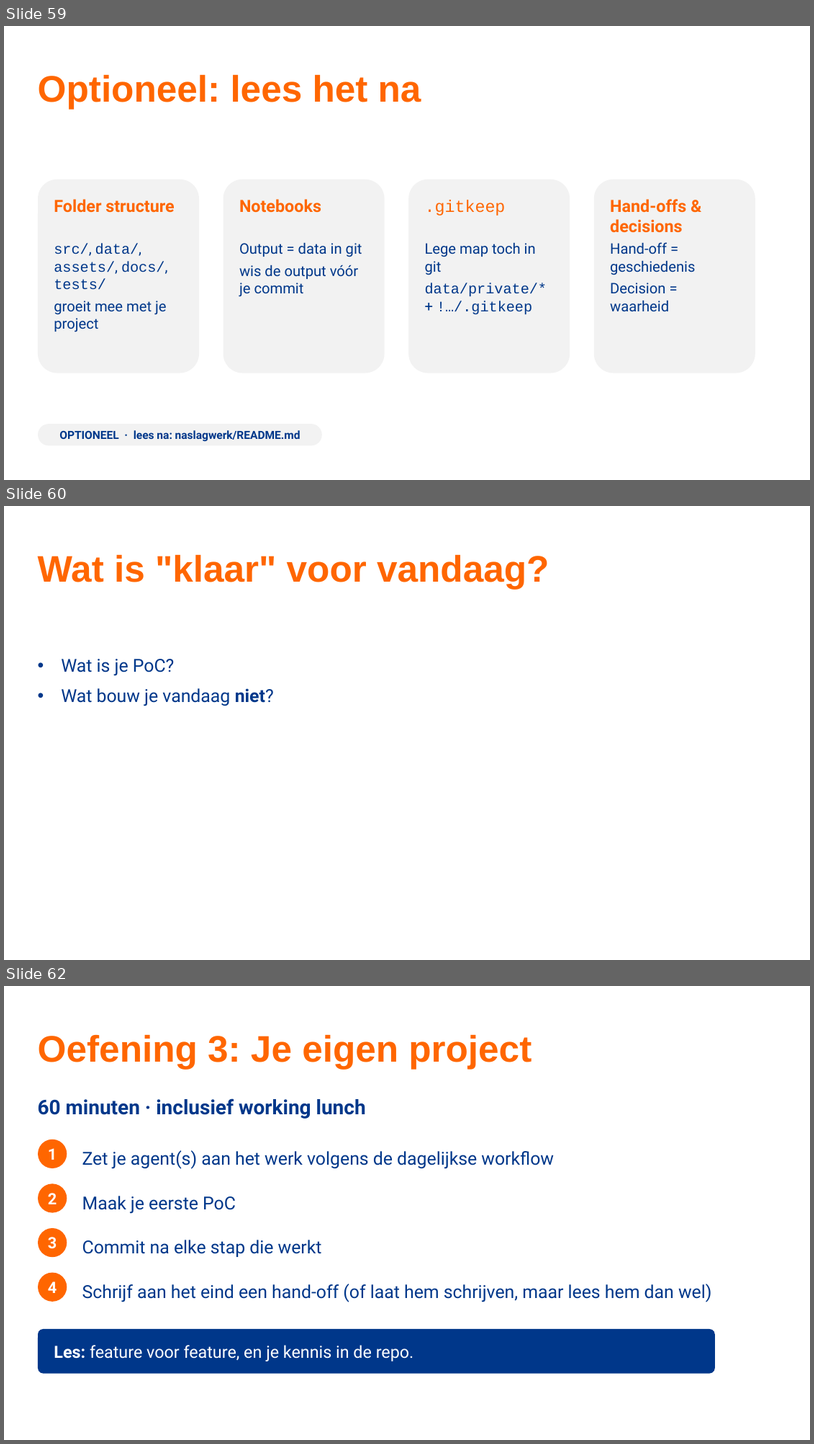
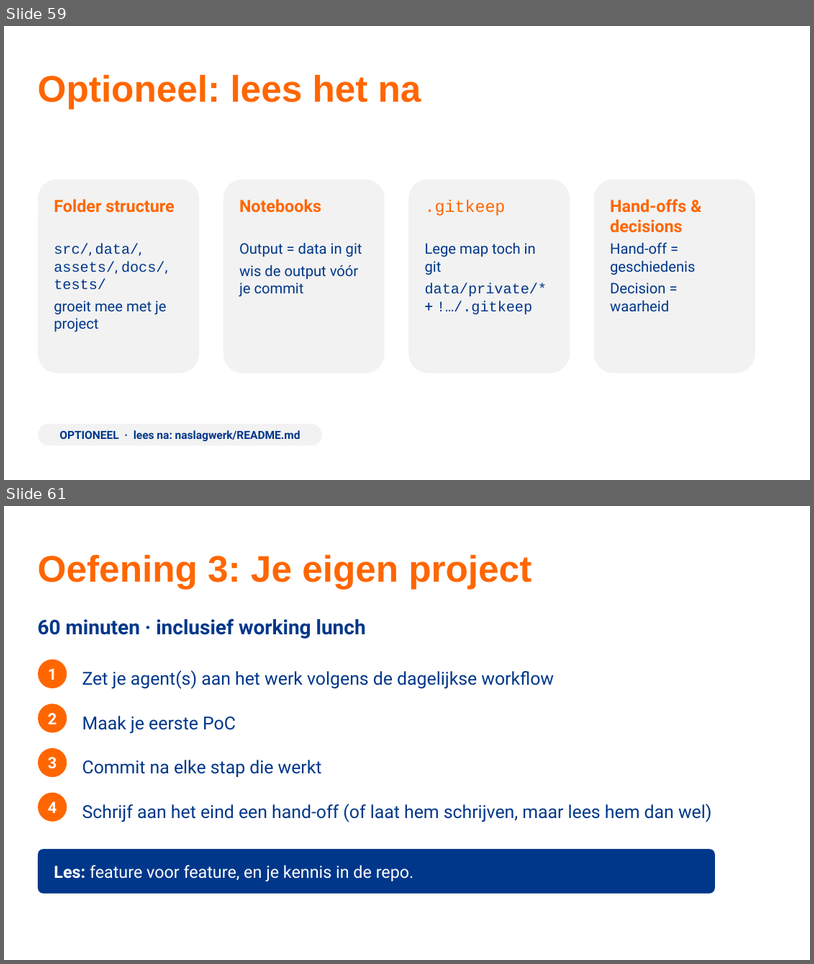
Before and after one commit to TeamNLSportScienceCentre/teamnl-agentic-engineering, a slide deck: docs/agentic-engineering-sessie-1.pptx. Shown one above the other, each under a label of ours: slides 59, 60 and 62 before the commit, slides 59 and 61 after it; the slides between them are not shown. The pictures are 814x1444 and 814x964 pixels, drawn with LibreOffice and Linux fonts; fonts in the diff are those of the drawing; background and template pictures are left out. Boxes give left, top, right and bottom in pixels: in the first picture for what was removed or moved away, otherwise in the second. Text is boxed around its words. In the diff, an @@ line names an element or a change of style, - is before the commit and + after.

```diff
--- a/docs/agentic-engineering-sessie-1.pptx
+++ b/docs/agentic-engineering-sessie-1.pptx
@@ slide 60 removed at [4, 506, 810, 960], background #FFFFFF @@
@@ title removed at [38, 554, 549, 589] @@
-Wat is "klaar" voor vandaag?
@@ text removed at [61, 659, 274, 706] @@
-  • Wat is je PoC?
-  • Wat bouw je vandaag niet?
@@ what was slide 62 is now slide 61 @@
```
Also in this commit, not shown: 22 slides changed, 2 slides added, 2 other slides removed.
